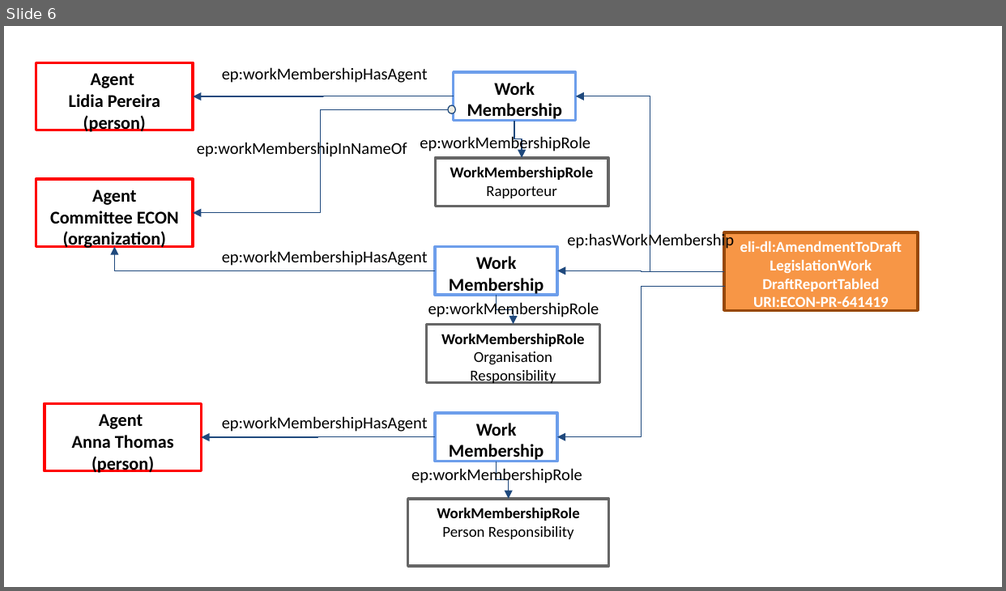
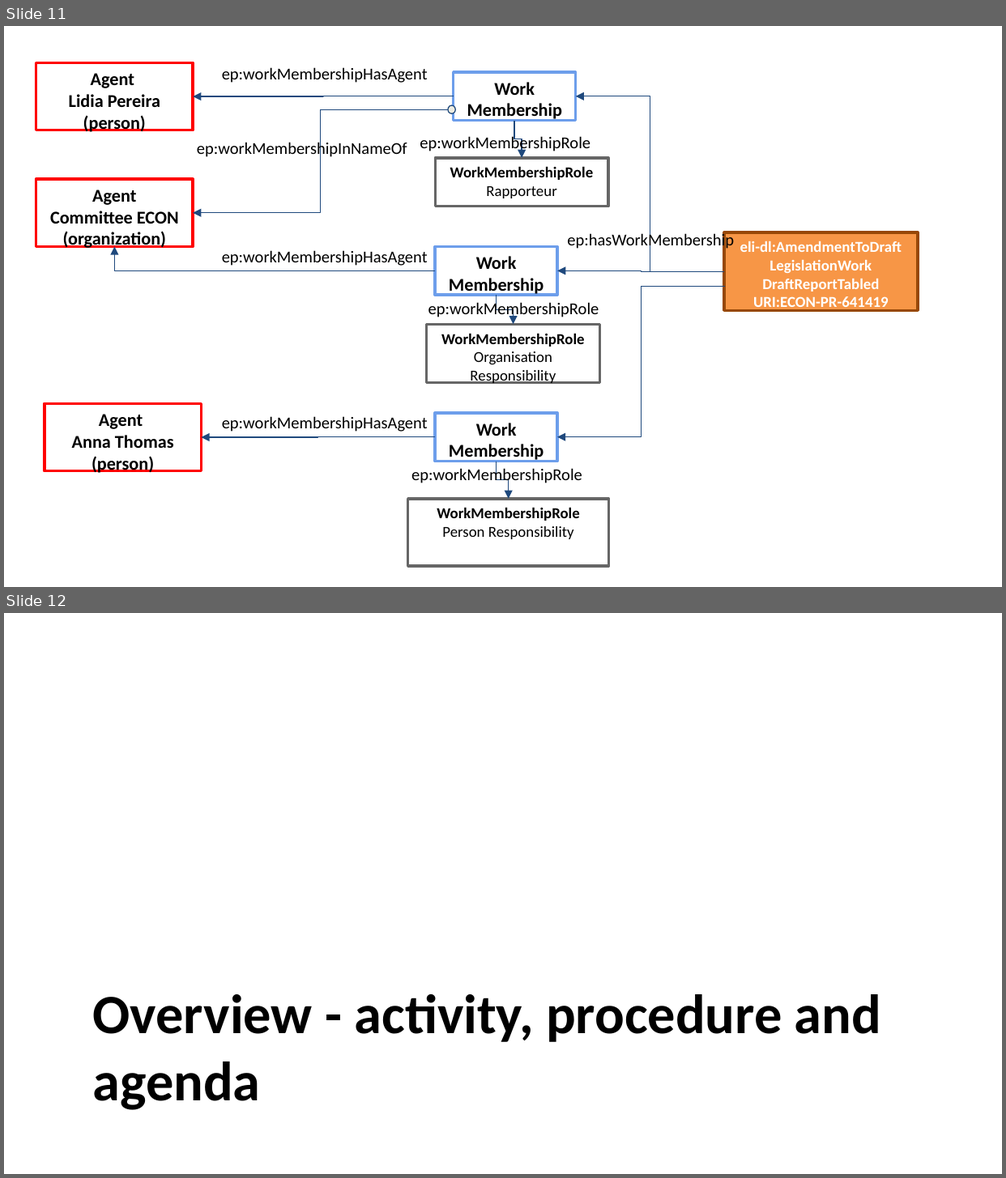
Before and after one commit to sparna-git/ep-graph-poc, a slide deck: 06-Dataset6_eli-dl-ap-ep/02-Specifications/eli-dl-ap-ep/eli-dl-ap-ep-diagrams-spreadsheet/eli-dl-ap-ep-diagrams.pptx. Shown one above the other, each under a label of ours: slide 6 before the commit, slides 11 and 12 after it. The pictures are 1006x591 and 1006x1178 pixels, drawn with LibreOffice and Linux fonts; fonts in the diff are those of the drawing. Boxes give left, top, right and bottom in pixels: in the first picture for what was removed or moved away, otherwise in the second. Text is boxed around its words. In the diff, an @@ line names an element or a change of style, - is before the commit and + after.

```diff
--- a/06-Dataset6_eli-dl-ap-ep/02-Specifications/eli-dl-ap-ep/eli-dl-ap-ep-diagrams-spreadsheet/eli-dl-ap-ep-diagrams.pptx
+++ b/06-Dataset6_eli-dl-ap-ep/02-Specifications/eli-dl-ap-ep/eli-dl-ap-ep-diagrams-spreadsheet/eli-dl-ap-ep-diagrams.pptx
@@ slide 12 added at box(4, 613, 1002, 1174), background #FFFFFF @@
@@ title added at box(93, 995, 881, 1110), 40 pt, text #000000, bold @@
+Overview - activity, procedure and agenda
@@ what was slide 6 is now slide 11 @@
```
Also in this commit, not shown: 4 slides changed, 6 other slides added, 1 slide removed, 15 other files.
